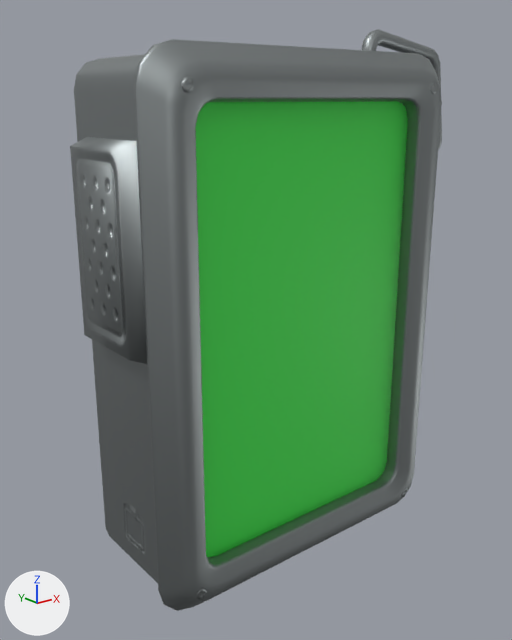
Two versions of the glTF model public/assets/model.glb, one commit apart.
Before and after are seen from a camera (50 mm lens) standing at (-1.006, -1.212, 0.476) and looking at (-0.028, 0.011, -0.013). Arrows for +X, +Y and +Z are at lower left; the lights stay in place. The picture after the commit comes second. Vertices at exactly the same position are counted once.

In view in the first picture: 'd1_lowb', 'd1_mattscreen'.
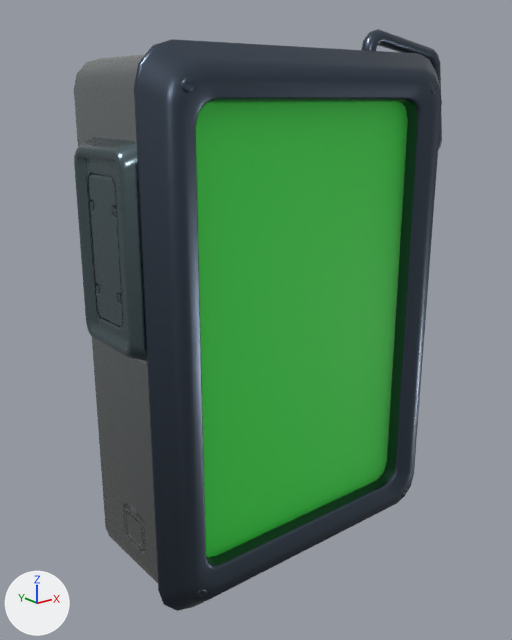
The change, as a list of edits to the scene's bpy script:
```text
Change mat_baked_tex_2:
    remove # nodes: BsdfPrincipled, Math x2, NormalMap, OutputMaterial, SeparateColor x2, TexImage x5
    nodes: BsdfPrincipled, Math, NormalMap, OutputMaterial, SeparateColor, TexImage x4
    remove # uses the picture img_d1_low_baked_texlist_metallicsmoothness
Add mat_material_001:
    mat_material_001 = principled_material('Material.001')
    mat_material_001.base_color = (0.8, 0.8, 0.8)  # white #e7e7e7
    mat_material_001.metallic = 0.2
    mat_material_001.roughness = 0.4
Add mat_baked_tex_3_aksen:
    mat_baked_tex_3_aksen = bpy.data.materials.new('baked_tex 3 aksen')
    # colours: greyish cyan #697b81
    # uses the picture img_d1_low_baked_texlist_albedotransparency
    # uses the picture img_d1_low_baked_texlist_normal
    # uses the picture img_d1_low_baked_texlist_specular
Add mat_baked_tex_4_aksen:
    mat_baked_tex_4_aksen = bpy.data.materials.new('baked_tex 4 aksen')
    # colours: greyish blue #515c6a
    # uses the picture img_d1_low_baked_texlist_albedotransparency
    # uses the picture img_d1_low_baked_texlist_normal
    # uses the picture img_d1_low_baked_texlist_specular
Change me_cube_016:
    used by ob_d1_lowb; location = (0.0, 0.0, 0.0)
    remove me_cube_016.from_pydata(...)  # 1016 vertices, 1892 faces; spans x -0.416..0.456, y -0.176..0.15, z -0.569..0.616
    add me_cube_016.from_pydata(...)  # 1320 vertices, 2468 faces; spans x -0.413..0.456, y -0.176..0.15, z -0.569..0.616
    me_cube_016 part 1: the loose piece of 8 vertices spanning x -0.416..-0.356, y -0.115..0.107, z -0.013..0.412 is rebuilt with 160 vertices and now spans x -0.413..-0.356, y -0.115..0.107, z -0.013..0.412, in mat_baked_tex_3_aksen
    me_cube_016 part 2: 336 kept faces spanning x 0.175..0.456, y -0.115..-0.082, z 0.336..0.616 get new texture (UV) coordinates
    me_cube_016 part 3: 1240 faces spanning x -0.394..0.456, y -0.176..-0.082, z -0.569..0.616 switch from mat_baked_tex_2 to mat_baked_tex_4_aksen
    other edits to the shape of me_cube_016 do not show in these pictures
    add me_cube_016.materials.append(mat_baked_tex_3_aksen)
    add me_cube_016.materials.append(mat_material_001)  # white #e7e7e7
```

Where the change shows, as pixel boxes (x1, y1, x2, y2) in the pictures (512 x 640 px):
'd1_lowb', surface changed, reshaped (grey to blue)
    before: (70, 29, 442, 611)
    after: (74, 29, 442, 611)
part 1 of me_cube_016, rebuilt
    before: (70, 137, 147, 364)
    after: (74, 137, 147, 361)
part 2 of me_cube_016, surface changed
    both: (361, 29, 442, 150)
part 3 of me_cube_016, recoloured (grey to blue)
    both: (134, 29, 442, 611)
